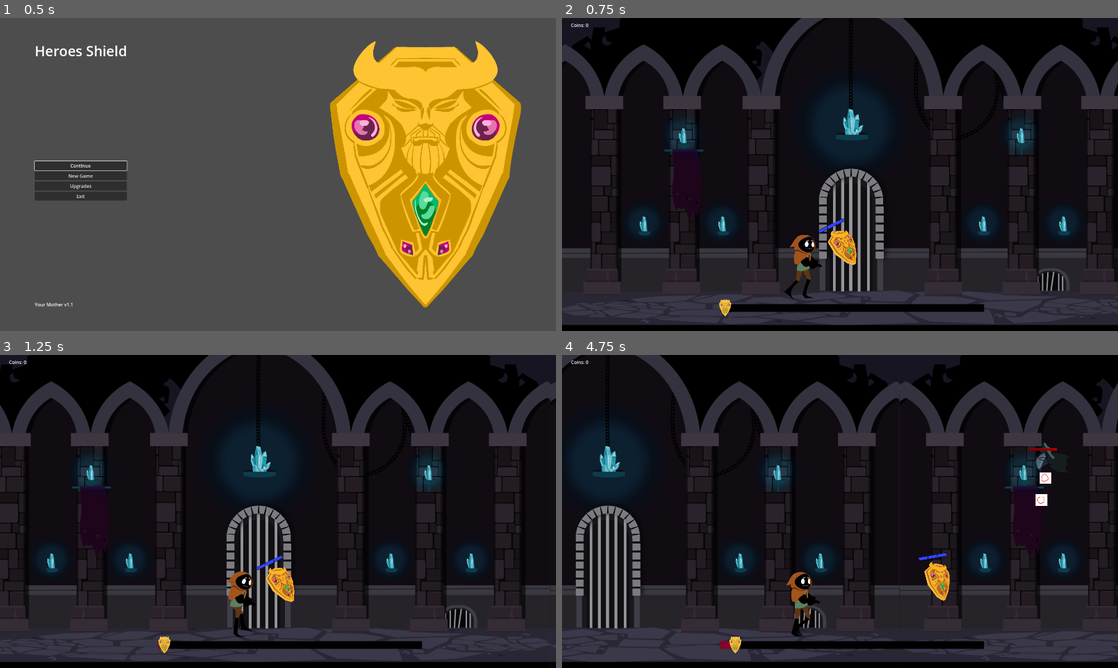
Above: before the commit, frames 1-4 (two rows, left to right).
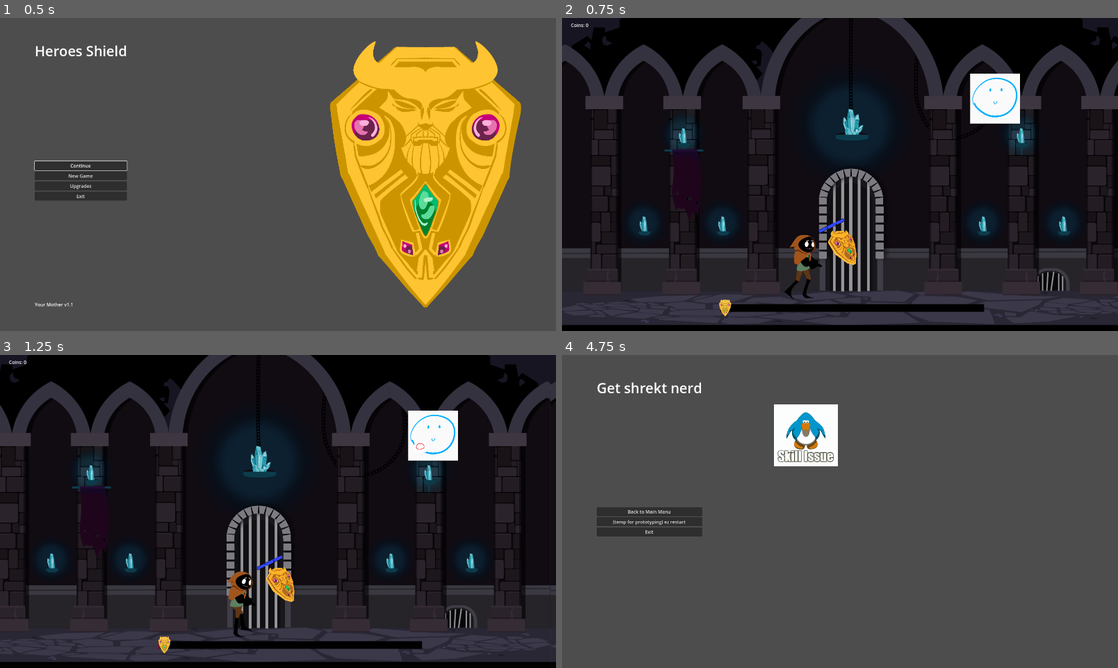
Above: after the commit, the same moments.

Repository: Cookie-Tin-Studios/Heroes-Shield
Game: Godot game, scene res://scenes/menu/main_menu.tscn
Same seed, same stepped clock (60 frames per second), same inputs: the game is played once before the commit and once after it.
Inputs (mouse positions are in pixels of both pictures, inside the frame that each line leads up to):
- Up to frame 1 (0.5 s): no input
- Up to frame 2 (0.75 s): click "New Game" at 0.5 s
- Up to frame 3 (1.25 s): no input
- Up to frame 4 (4.75 s): move the mouse to (962, 495) at 1.27 s; hold Right (ui_right) 1.28-2.03 s; click (962, 495) at 1.35 s; move the mouse to (728, 527) at 2.02 s; hold Down (ui_down) 2.03-2.78 s; tap Space (shield_dash) at 2.1, 3.6 s; move the mouse to (895, 442) at 2.77 s; hold Right (ui_right) 2.78-3.53 s; click (895, 442) at 2.85 s; move the mouse to (812, 574) at 3.52 s; hold Up (ui_up) 3.53-4.28 s; move the mouse to (1006, 558) at 4.27 s; hold Left (ui_left) from 4.28 s (still down); click (1006, 558) at 4.35 s

Frame 1 is identical in both runs. In frame 2, 1.4% of the frame differs, in the area x 73-83%, y 17-34%; in frame 3, 1.4%; in frame 4, 92%, in the area x 0-100%, y 0-100%.

Commit message:
vibe check

Diff:
--- a/scenes/bosses/boss1.tscn
+++ b/scenes/bosses/boss1.tscn
@@ -1,8 +1,9 @@
-[gd_scene load_steps=7 format=3 uid="uid://bmkbnafm66qtv"]
+[gd_scene load_steps=8 format=3 uid="uid://bmkbnafm66qtv"]
 
 [ext_resource type="Script" path="res://scripts/boss_1.gd" id="1_ddgja"]
 [ext_resource type="Texture2D" uid="uid://bi23rih1cl5km" path="res://assets/sprites/barrel_boss/idle.png" id="1_hlkjf"]
 [ext_resource type="Texture2D" uid="uid://blfbto0aj17fo" path="res://assets/sprites/barrel_boss/on-hit.png" id="2_a07v6"]
+[ext_resource type="PackedScene" uid="uid://dmxf6gcphgjg5" path="res://scenes/projectile.tscn" id="2_kd5xk"]
 [ext_resource type="Texture2D" uid="uid://dm4gm4ur7wntp" path="res://assets/sprites/barrel_boss/on-kill.png" id="3_6pa61"]
 
 [sub_resource type="SpriteFrames" id="SpriteFrames_gw8ak"]
@@ -35,13 +36,24 @@
 [sub_resource type="CircleShape2D" id="CircleShape2D_ieip7"]
 radius = 173.104
 
-[node name="Boss1" type="RigidBody2D"]
+[node name="Boss1" type="RigidBody2D" node_paths=PackedStringArray("target")]
+collision_layer = 4
+collision_mask = 4
+mass = 1000.0
+gravity_scale = 0.0
+lock_rotation = true
+freeze_mode = 1
+contact_monitor = true
 script = ExtResource("1_ddgja")
+projectile_scene = ExtResource("2_kd5xk")
+target = NodePath("")
 
 [node name="AnimatedSprite2D" type="AnimatedSprite2D" parent="."]
 sprite_frames = SubResource("SpriteFrames_gw8ak")
-animation = &"idle"
+animation = &"on-hit"
 autoplay = "idle"
 
 [node name="CollisionShape2D" type="CollisionShape2D" parent="."]
+light_mask = 4
+visibility_layer = 4
 shape = SubResource("CircleShape2D_ieip7")
--- a/scenes/main.tscn
+++ b/scenes/main.tscn
@@ -7,6 +7,7 @@
 [ext_resource type="PackedScene" uid="uid://ei3etn0w5se4" path="res://scenes/menu/pause_menu.tscn" id="5_yooe3"]
 [ext_resource type="PackedScene" uid="uid://xsfmwuuxbm3h" path="res://scenes/spawners/bat_spawner.tscn" id="6_xgrp2"]
 [ext_resource type="PackedScene" path="res://scenes/spawners/powerup_spawner.tscn" id="8_jw5bn"]
+[ext_resource type="PackedScene" uid="uid://bmkbnafm66qtv" path="res://scenes/bosses/boss1.tscn" id="7_troaw"]
 
 [sub_resource type="GDScript" id="GDScript_81rl6"]
 script/source = "extends Node2D
@@ -41,8 +42,9 @@
 scale = Vector2(1, 2)
 
 [node name="SpawningZone" parent="Idiot_hero" instance=ExtResource("6_xgrp2")]
-position = Vector2(2497, -918)
-scale = Vector2(1.4, 1.4)
+position = Vector2(2208.57, -680)
+scale = Vector2(0.714286, 0.714286)
+spawn_interval = 100.0
 
 [node name="Camera2D" type="Camera2D" parent="Idiot_hero"]
 position = Vector2(252.999, -640)
@@ -62,3 +64,6 @@
 anchors_preset = 0
 offset_right = 40.0
 offset_bottom = 40.0
+
+[node name="Boss1" parent="." instance=ExtResource("7_troaw")]
+position = Vector2(2982, 569)
--- a/scenes/mob_bat.tscn
+++ b/scenes/mob_bat.tscn
@@ -30,10 +30,9 @@
 collision_layer = 4
 collision_mask = 4
 script = ExtResource("1_5ymdd")
-projectile_scene = ExtResource("2_3rjrx")
-shooting_speed = 500.0
 health_bar_offset = Vector2(0, -20)
 health_bar_follow_collision = true
+projectile_scene = ExtResource("2_3rjrx")
 
 [node name="AnimatedSprite2D" type="AnimatedSprite2D" parent="." index="0"]
 position = Vector2(31, 21)
--- a/scripts/boss_1.gd
+++ b/scripts/boss_1.gd
@@ -1,9 +1,54 @@
 extends "res://scripts/mobs/mob_base.gd"
 
-# Called when the node enters the scene tree for the first time.
+# Determines how far above (or below) the collision shape the health bar should appear.
+@export var health_bar_offset: Vector2 = Vector2(0, 200)
+@export var health_bar_follow_collision: bool = true
+
+# Variable for referencing idiot node
+var idiot_hero: Node
+
+# Requried for modifying active animation in functions.
+@onready var animated_sprite: AnimatedSprite2D = $AnimatedSprite2D
+
+# Connect to global tick
+@onready var global_tick = get_node("/root/Tick")
+
 func _ready() -> void:
-	pass # Replace with function body.
+	super._ready()
+	health = 5
+	max_health = 5
+	coins_dropped = 1
+	# Connect the global tick signal so the bat shoots projectiles periodically.
+	global_tick.timeout.connect(_on_tick)
 
-# Called every frame. 'delta' is the elapsed time since the previous frame.
-func _process(delta: float) -> void:
-	pass
+func _physics_process(delta: float) -> void:
+	# This is for making the boss follow the velocity of the idiot, so it stays in a static location.
+	# Without this, it'll 'slide' to the left b/c it's not moving relative to the idiot.
+	idiot_hero = get_node("../Idiot_hero")
+	linear_velocity = idiot_hero.velocity
+
+# If enabled, place the health bar above the collision shape by the specified offset.
+	if health_bar_follow_collision and $CollisionShape2D and $Node2D:
+		var collision_pos = $CollisionShape2D.position
+		$Node2D.position = collision_pos + health_bar_offset
+
+# Rooty tooty point n' shooty.
+func _on_tick() -> void:
+	# Trigger a projectile shot every time the global tick fires.
+	if health != 0:
+		shoot_projectile()
+		animated_sprite.play("idle")
+
+func hurt_animation() -> void:
+	if health != 0:
+		animated_sprite.play("on-hit")
+
+# Note that this overloads the parent die function. This is so that we can play the on-death animation for a second before dying.
+func die() -> void:
+	print("This is a die() function within the boss_1.gd script.")
+	animated_sprite.play("on-kill")
+	await get_tree().create_timer(1.0).timeout
+	coin_explosion()
+
+	Globals.add_coins(coins_dropped) # Give the player however COINZ.
+	queue_free()  # Remove mob from the scene
--- a/scripts/mobs/mob_base.gd
+++ b/scripts/mobs/mob_base.gd
@@ -35,6 +35,7 @@
 	else:
 		print("Health bar not found!")
 
+# Note that this function is overloaded in some child scripts (ex: boss1).
 func die() -> void:
 	print("Mob has died!")
 	coin_explosion()
--- a/scripts/mobs/mob_bat.gd
+++ b/scripts/mobs/mob_bat.gd
@@ -16,7 +16,8 @@
 
 func _on_tick() -> void:
 	# Trigger a projectile shot every time the global tick fires.
-	shoot_projectile()
+	if health != 0:
+		shoot_projectile()
 
 func shoot_projectile() -> void:
 	# If no target is explicitly assigned, attempt to find a node named "Idiot_hero" in the current scene.
--- a/scripts/projectile.gd
+++ b/scripts/projectile.gd
@@ -36,6 +36,12 @@
 		if body.has_method("take_damage"):
 			body.take_damage(damage)
 			print("Projectile hit ", body.name, " for ", damage, " damage.")
+
+		if body.has_method("hurt_animation"):
+			body.hurt_animation()  # Apply damage to the target.
+			print("Hurt animation played.")
+
+		# Remove the projectile after it hits any target.
 		queue_free()
 
 
